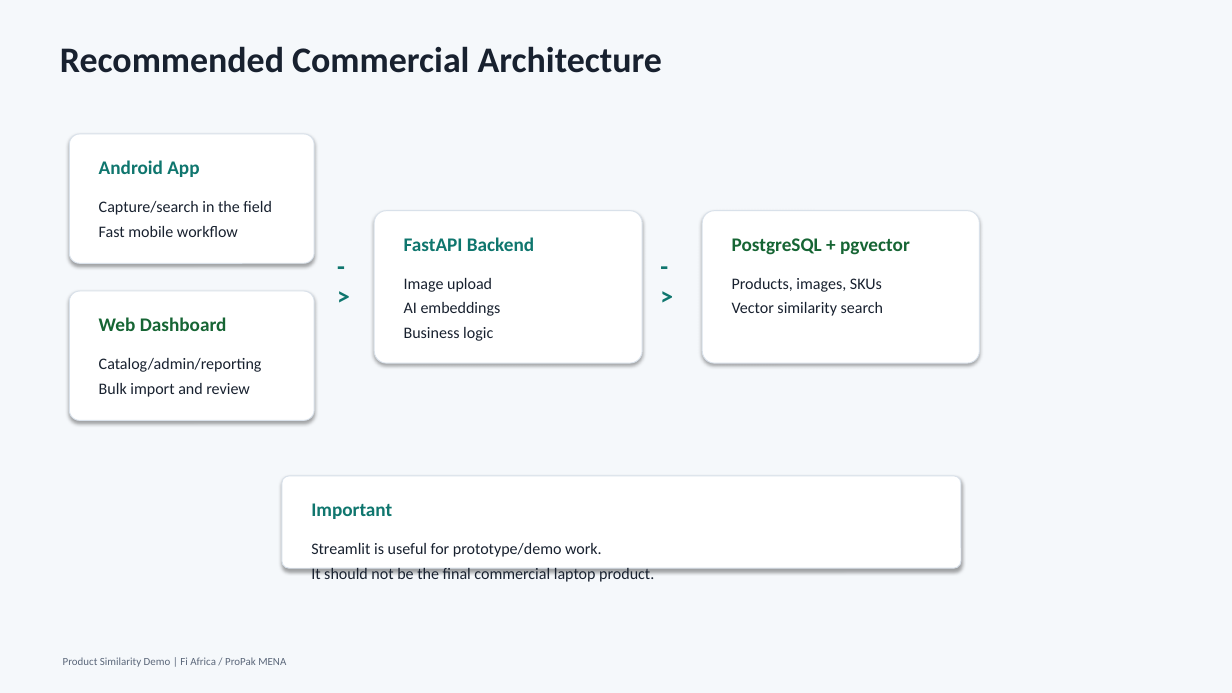
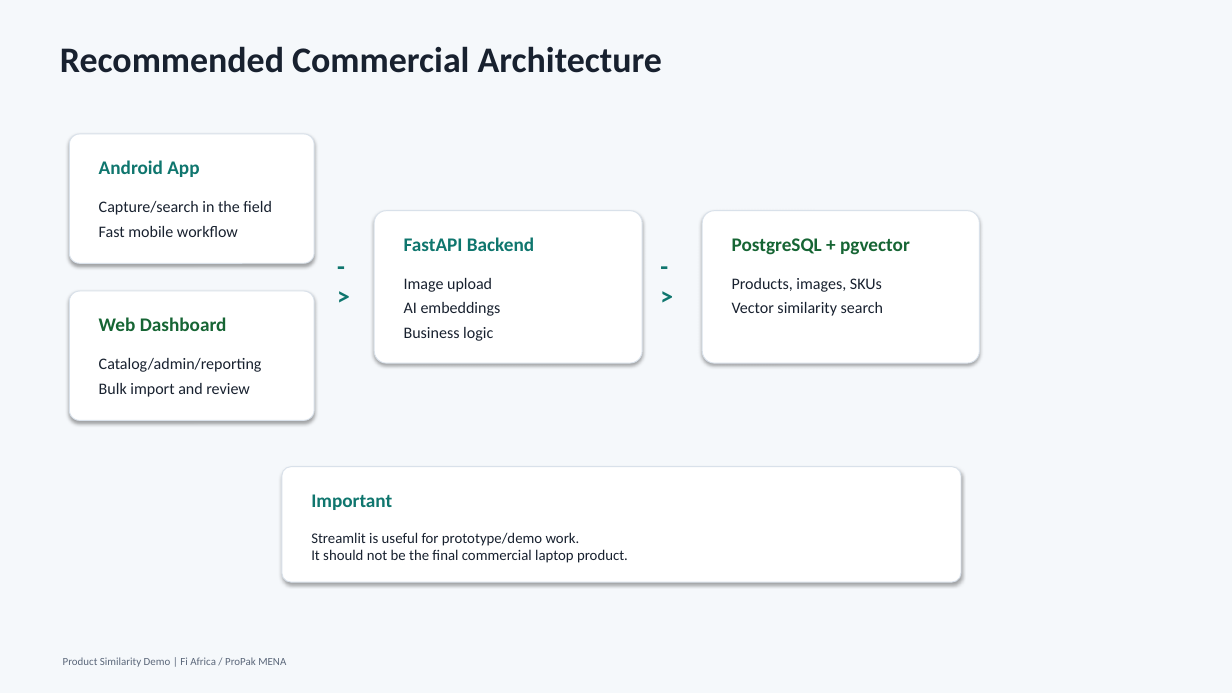
Before and after one commit to zoma00/Fi-Africa-demos, a slide deck: slide 6 of presentations/product_similarity_conversation_deck.pptx. Drawn at 1232x693 pixels with LibreOffice and Linux fonts; fonts in the diff are those of the drawing. Boxes give left, top, right and bottom in pixels: in the first picture for what was removed or moved away, otherwise in the second. Text is boxed around its words. In the diff, an @@ line names an element or a change of style, - is before the commit and + after.

```diff
--- a/presentations/product_similarity_conversation_deck.pptx
+++ b/presentations/product_similarity_conversation_deck.pptx
@@ rounded rectangle: place and size @@
-rounded rectangle at [282,476,961,568]
+rounded rectangle at [282,467,961,582]
@@ text "Important": place and size @@
-text "Important" at [311,503,392,519]
+text "Important" at [311,494,392,510]
@@ text "Streamlit is useful for prototype/demo ...": place and size @@
-text "Streamlit is useful for prototype/demo ..." at [311,543,654,582]
+text "Streamlit is useful for prototype/demo ..." at [311,532,628,563]
@@ text "Streamlit is useful for prototype/demo ..." at [311,532,628,563]: size 12.5 to 11.5 pt; less space between paragraphs @@
```
Also in this commit, not shown: 3 other slides changed, 3 other files.
